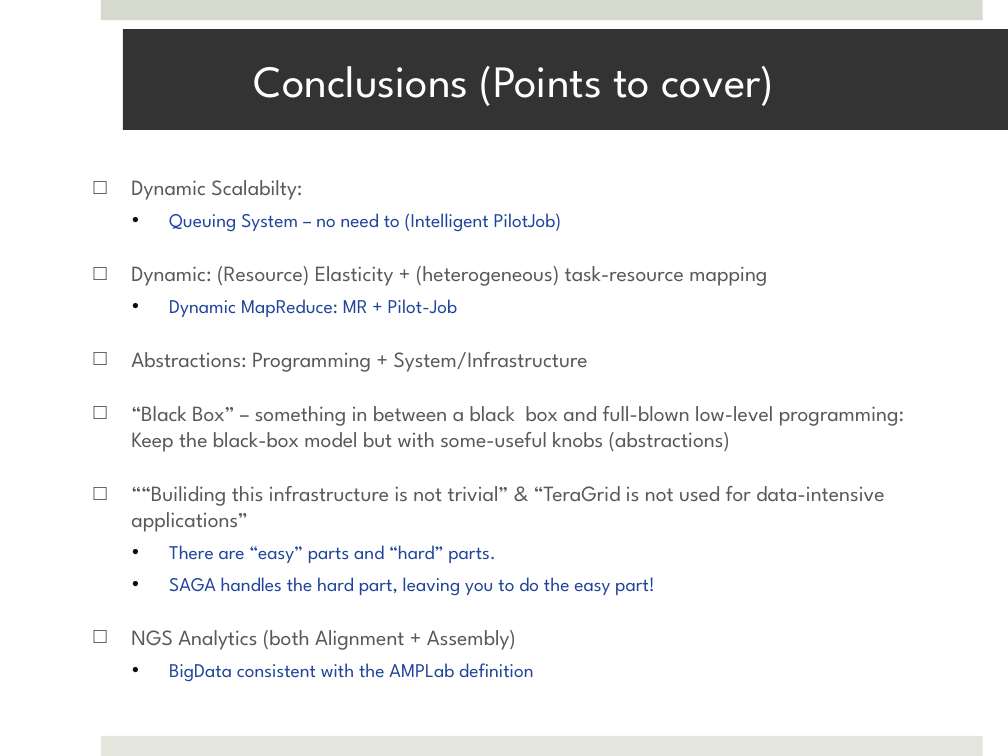
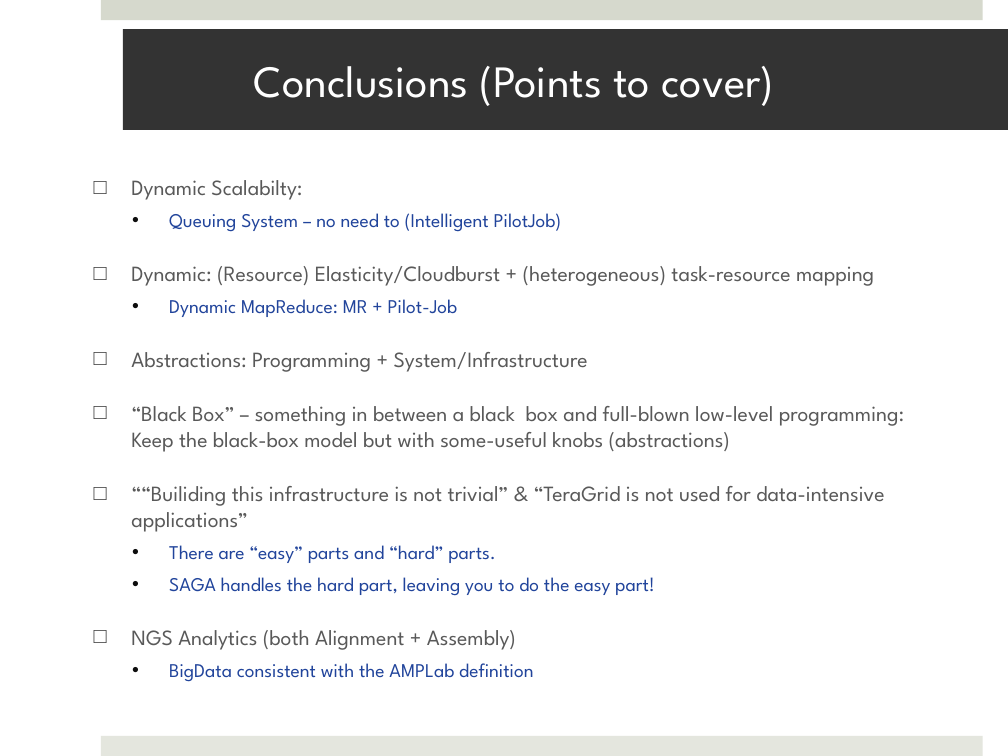
Before and after one commit to saga-project/saga-cpp-legacy-projects, a slide deck: slide 30 of saga-talks/abstractions_for_ls-microsoft.pptx (slide 29 before the commit). Drawn at 1008x756 pixels with LibreOffice and Linux fonts; fonts in the diff are those of the drawing; background and template pictures are left out. Boxes give left, top, right and bottom in pixels: in the first picture for what was removed or moved away, otherwise in the second. Text is boxed around its words. In the diff, an @@ line names an element or a change of style, - is before the commit and + after.

```diff
--- a/saga-talks/abstractions_for_ls-microsoft.pptx
+++ b/saga-talks/abstractions_for_ls-microsoft.pptx
@@ text at (x1=131, y1=266, x2=874, y2=286): text changed @@
-□ Dynamic: (Resource) Elasticity + (heterogeneous) task-resource mapping
+□ Dynamic: (Resource) Elasticity/Cloudburst + (heterogeneous) task-resource mapping
```
Also in this commit, not shown: 7 other slides changed, 4 slides added, 2 slides removed.
